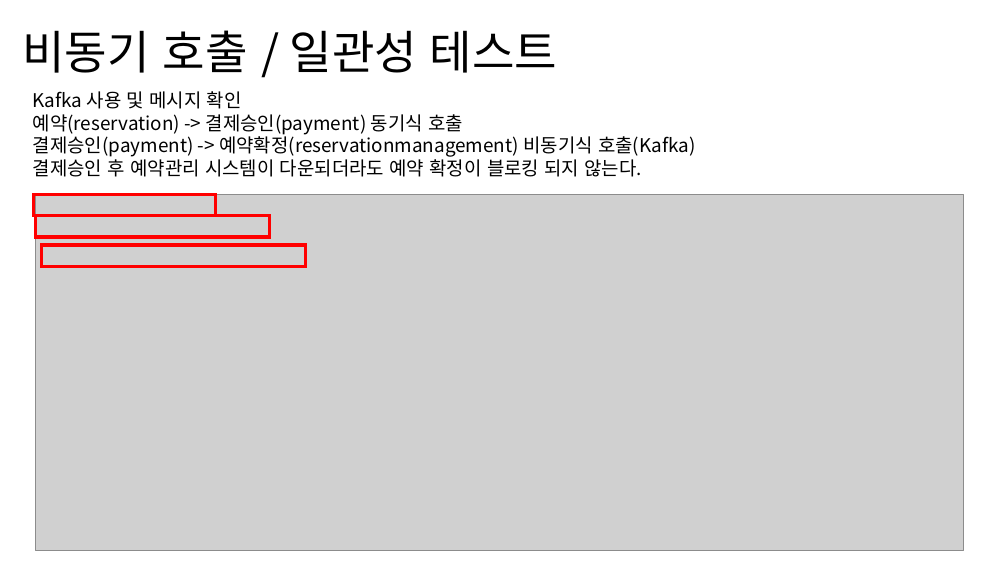
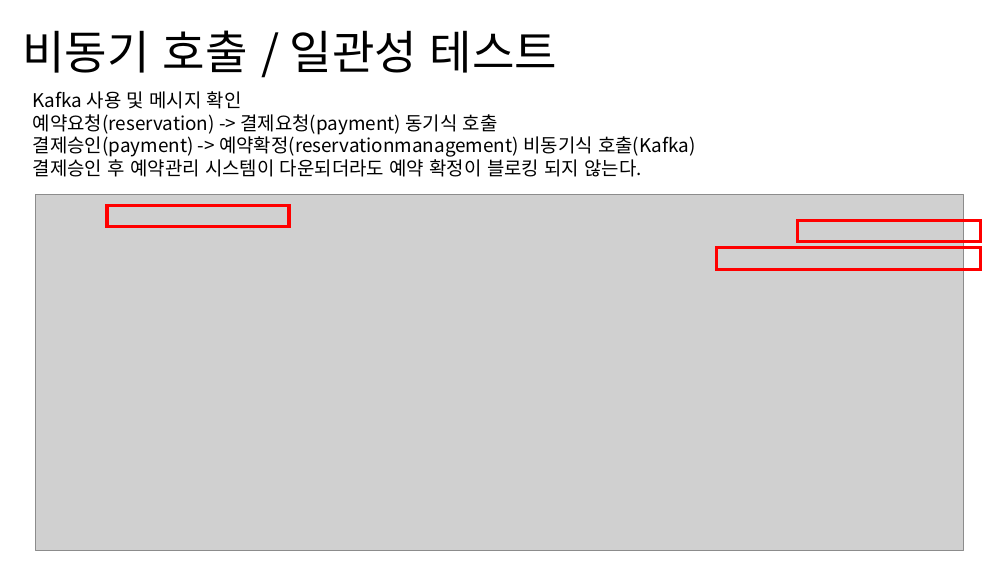
Before and after one commit to bbadong/doc, a slide deck: slide 19 of 발표자료.pptx. Drawn at 1008x567 pixels with LibreOffice and Linux fonts; fonts in the diff are those of the drawing; grey boxes stand for pictures. Boxes give left, top, right and bottom in pixels: in the first picture for what was removed or moved away, otherwise in the second. Text is boxed around its words. In the diff, an @@ line names an element or a change of style, - is before the commit and + after.

```diff
--- a/발표자료.pptx
+++ b/발표자료.pptx
@@ text at (x1=33, y1=114, x2=498, y2=135): text changed @@
-예약(reservation) -> 결제승인(payment) 동기식 호출
+예약요청(reservation) -> 결제요청(payment) 동기식 호출
@@ rectangle moved from (x1=34, y1=194, x2=216, y2=216) to (x1=107, y1=205, x2=290, y2=226) @@
@@ rectangle resized from (x1=36, y1=216, x2=269, y2=237) to (x1=798, y1=220, x2=981, y2=241) @@
@@ rectangle moved from (x1=42, y1=245, x2=306, y2=266) to (x1=716, y1=248, x2=981, y2=269) @@
```
